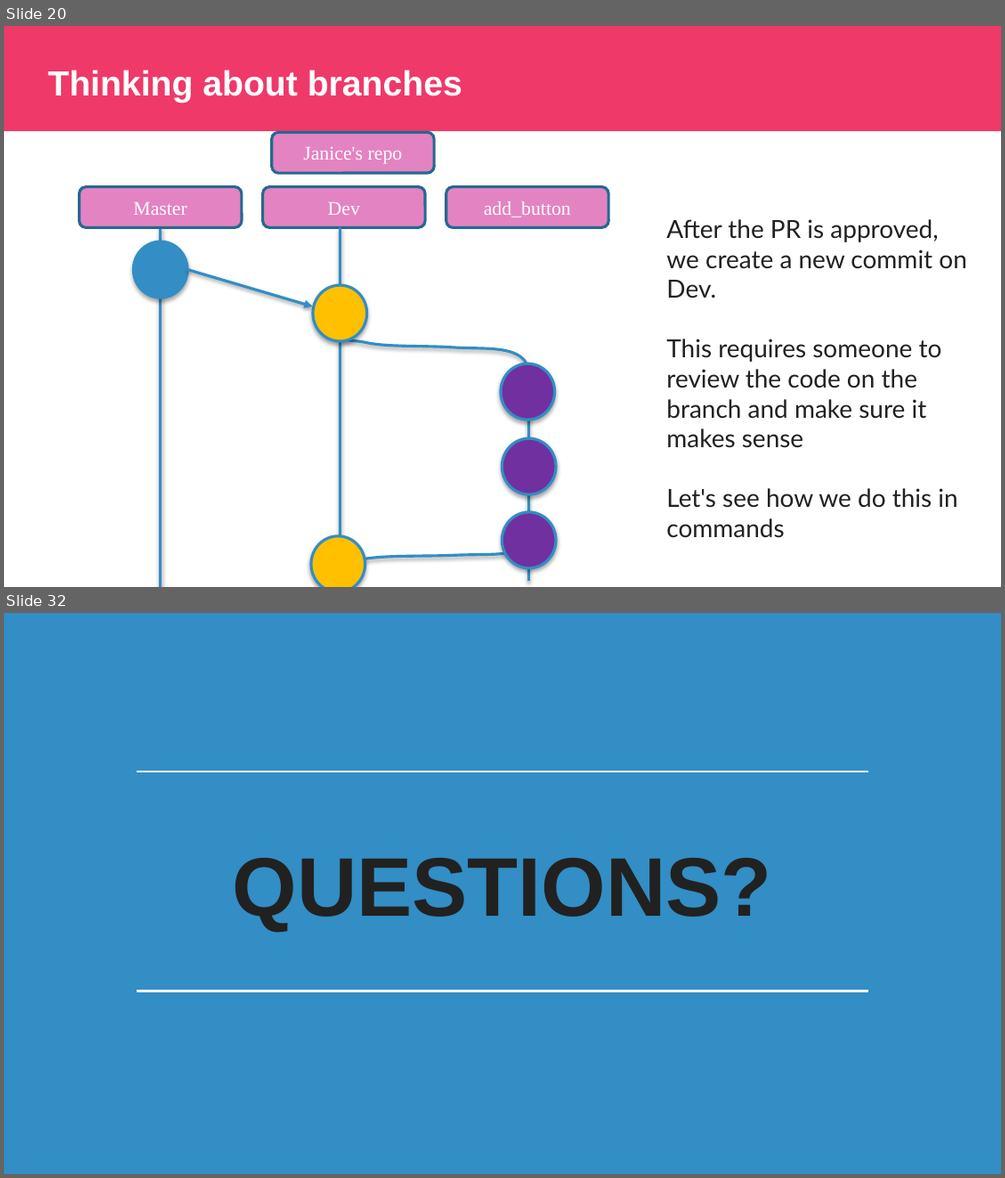
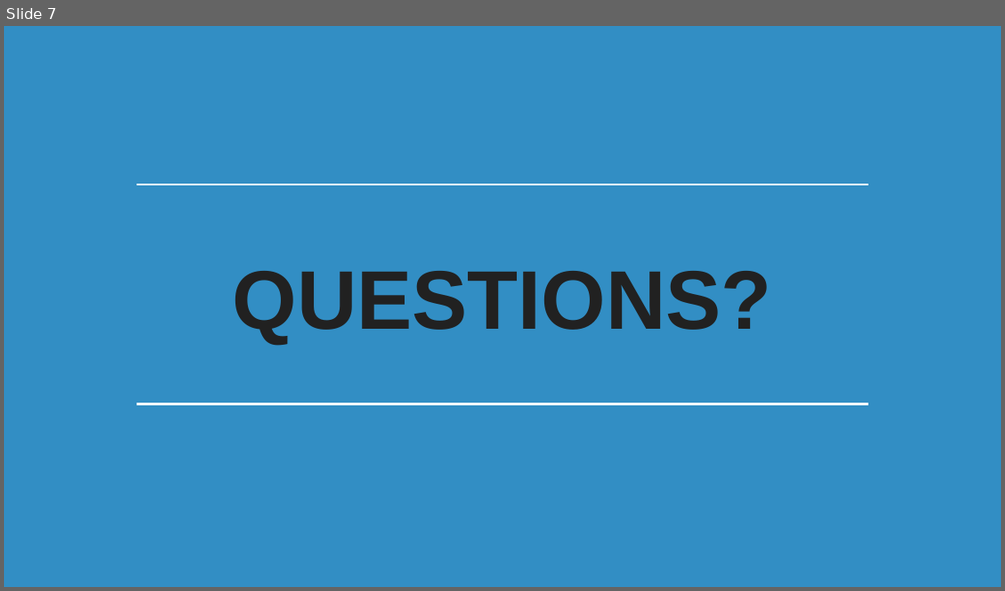
Before and after one commit to kiwidamien/statistics, a slide deck: 01_Course_Overview.pptx. Shown one above the other, each under a label of ours: slides 20 and 32 before the commit, slide 7 after it; the slides between them are not shown. The pictures are 1005x1178 and 1005x591 pixels, drawn with LibreOffice and Linux fonts; fonts in the diff are those of the drawing; background and template pictures are left out. Boxes give left, top, right and bottom in pixels: in the first picture for what was removed or moved away, otherwise in the second. Text is boxed around its words. In the diff, an @@ line names an element or a change of style, - is before the commit and + after.

```diff
--- a/01_Course_Overview.pptx
+++ b/01_Course_Overview.pptx
@@ slide 20 removed at box(4, 26, 1001, 587), background #FFFFFF @@
@@ rectangle removed at box(4, 26, 1001, 132) @@
@@ title removed at box(48, 70, 462, 103) @@
-Thinking about branches
@@ rounded rectangle removed at box(272, 133, 435, 174) @@
-Janice's repo
@@ rounded rectangle removed at box(79, 186, 242, 227) @@
-Master
@@ rounded rectangle removed at box(263, 186, 426, 227) @@
-Dev
@@ rounded rectangle removed at box(446, 186, 609, 227) @@
-add_button
@@ line removed from (161, 226) to (161, 586) @@
@@ line removed from (340, 227) to (340, 587) @@
@@ text removed at box(666, 219, 967, 538) @@
-After the PR is approved, we create a new commit on Dev.
-This requires someone to review the code on the branch and make sure it makes sense
-Let's see how we do this in commands
@@ ellipse removed at box(134, 241, 187, 297) @@
@@ arrow removed from (187, 269) to (313, 306) @@
@@ ellipse removed at box(313, 285, 367, 341) @@
@@ freeform shape removed at box(340, 310, 529, 373) @@
@@ ellipse removed at box(501, 364, 554, 419) @@
@@ line removed from (529, 372) to (529, 581) @@
@@ ellipse removed at box(502, 439, 555, 494) @@
@@ ellipse removed at box(502, 511, 555, 567) @@
@@ ellipse removed at box(311, 535, 364, 587) @@
@@ freeform shape removed at box(342, 539, 531, 580) @@
@@ what was slide 32 is now slide 7 @@
```
Also in this commit, not shown: 1 slide changed, 4 slides added, 31 other slides removed.
